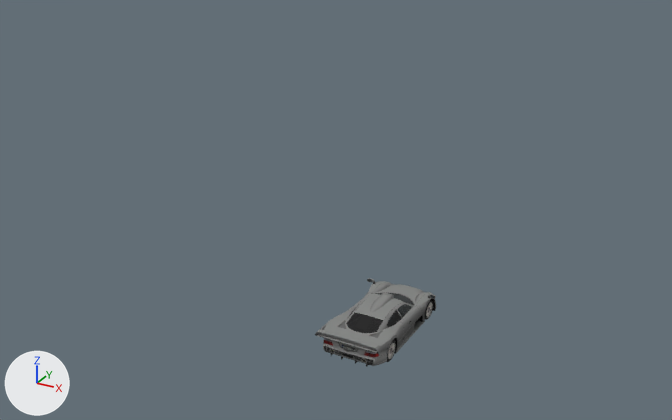
Renders of the OBJ model OBJviewer/OBJviewer/resources/mercedes/clkgtr.obj from each side of a commit.
Rendered twice from a camera (50 mm lens) standing at (10.52, -22.05, 14.1) and looking at (-1.4, -0.38, 3.26). Lighting does not change. The marker at lower left points along +X, +Y and +Z. Where no turn or scale is listed for an object, it has been applied to the vertices. Vertices at the same position are counted once.

Objects in the first picture: 'clkgtr'.
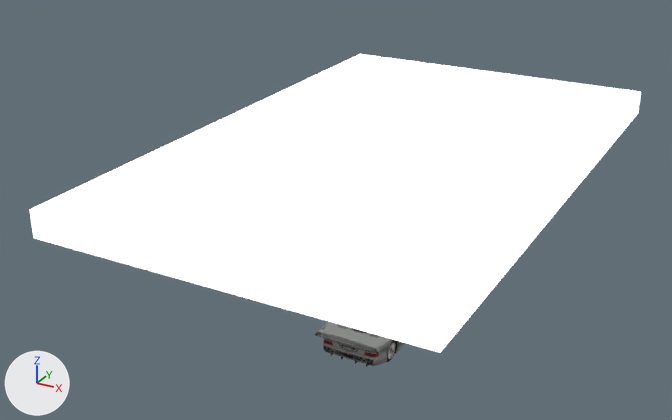
Patch to the scene script:
```diff
--- a/OBJviewer/OBJviewer/resources/mercedes/clkgtr.obj.py
+++ b/OBJviewer/OBJviewer/resources/mercedes/clkgtr.obj.py
@@ mat_relfection_material @@
+mat_relfection_material = principled_material('relfection_Material')
+mat_relfection_material.base_color = (1.0, 1.0, 1.0)  # white #ffffff
+mat_relfection_material.roughness = 0.9
+mat_relfection_material.emission_strength = 1.0
@@ me_clkgtr @@
 # used by ob_clkgtr; location = (0.0, 0.0, 0.0)
-me_clkgtr.from_pydata(...)  # 4065 vertices, 6797 faces; spans x -1.16..1.16, y -2.35..2.25, z -0.54..0.54
+me_clkgtr.from_pydata(...)  # 4073 vertices, 6803 faces; spans x -5.12..5.12, y -8.23..8.23, z -0.54..5.5
+# me_clkgtr part 1: a new loose piece, a box spanning x -5.12..5.12, y -8.23..8.23, z 4.77..5.5, in mat_relfection_material (white #ffffff)
 me_clkgtr.materials.append(mat_01___default)
@@ me_clkgtr @@
 me_clkgtr.materials.append(mat_02___default)
+me_clkgtr.materials.append(mat_relfection_material)  # white #ffffff
```

What differs and where, as boxes (x1, y1, x2, y2) in the pictures (672 x 420 px):
'clkgtr', reshaped (402% wider, 249% taller): before (315, 278, 436, 367); after (29, 54, 641, 367)
part 1 of me_clkgtr, added: after (29, 54, 641, 353)
